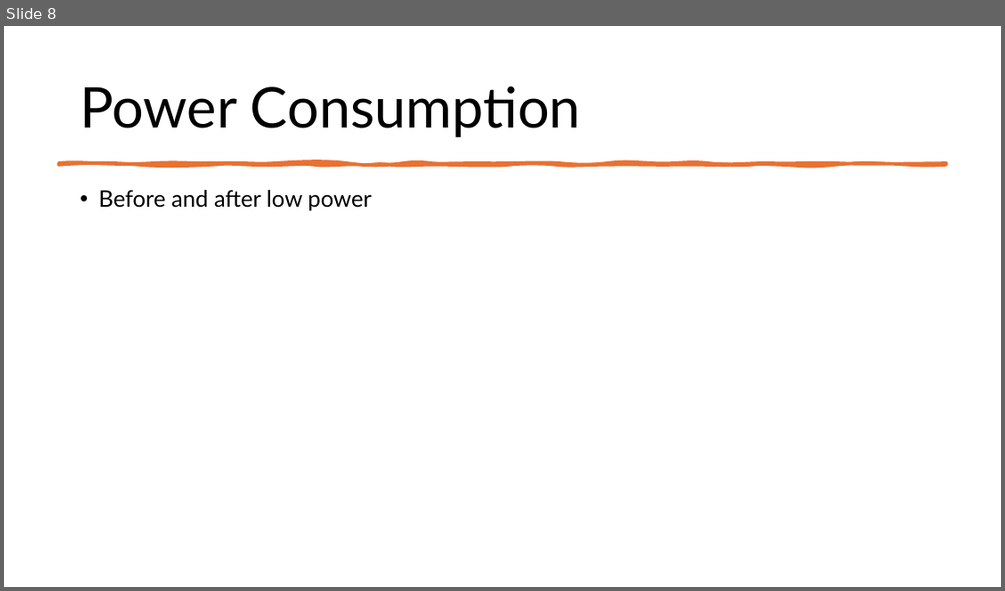
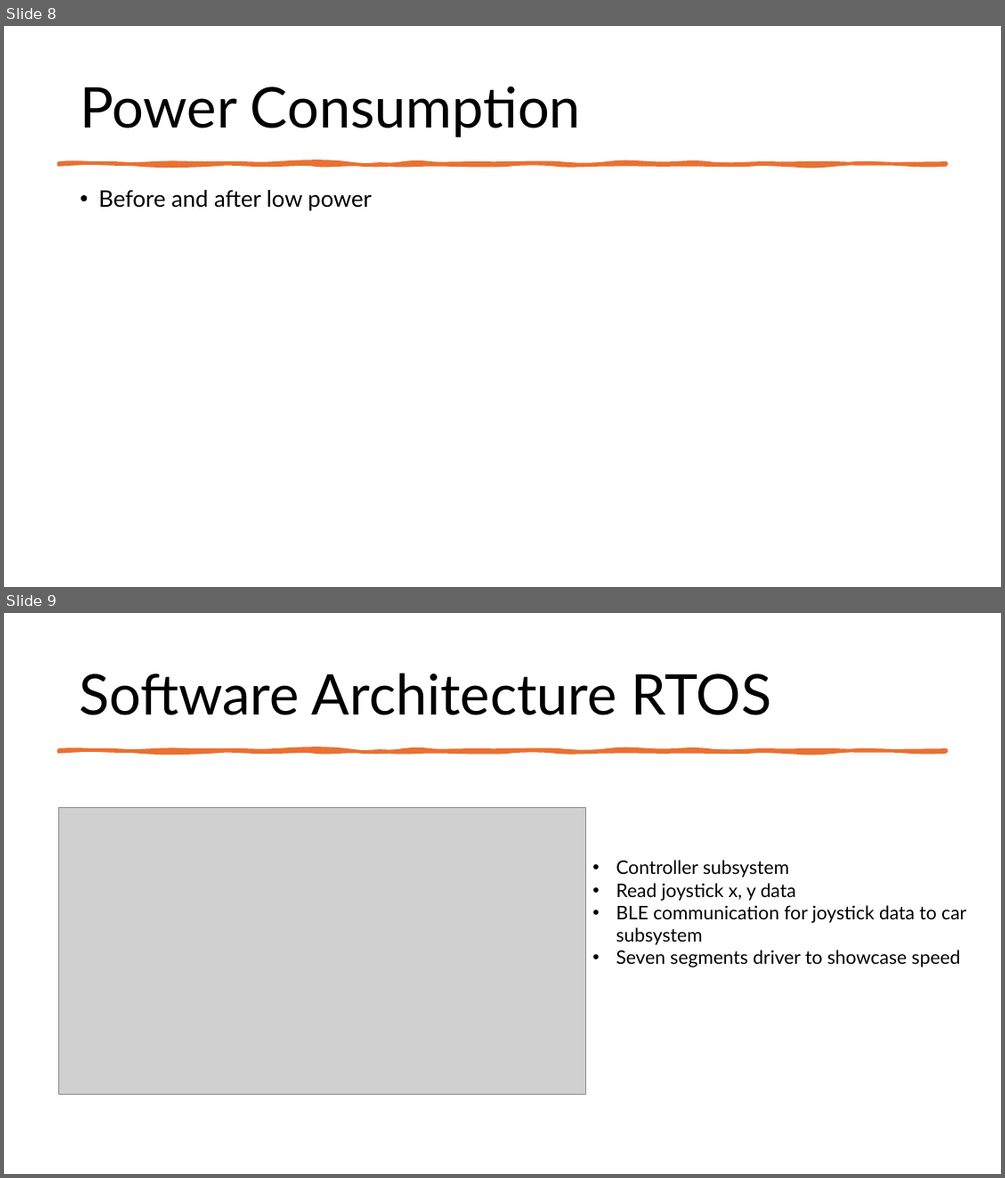
Before and after one commit to RaufPere/RC_CAR_IOT, a slide deck: Documentation/RC_CAR.pptx. Shown one above the other, each under a label of ours: slide 8 before the commit, slides 8 and 9 after it. The pictures are 1005x591 and 1005x1178 pixels, drawn with LibreOffice and Linux fonts; fonts in the diff are those of the drawing; grey boxes stand for pictures. Boxes give left, top, right and bottom in pixels: in the first picture for what was removed or moved away, otherwise in the second. Text is boxed around its words. In the diff, an @@ line names an element or a change of style, - is before the commit and + after.

```diff
--- a/Documentation/RC_CAR.pptx
+++ b/Documentation/RC_CAR.pptx
@@ slide 9 added at [4,613,1001,1174], background #FFFFFF @@
@@ title added at [79,673,772,715], 54 pt, text #000000 @@
+Software Architecture RTOS
@@ freeform shape added at [58,750,947,751], fill #E97132, outline #E97132 3.25 pt @@
@@ picture added at [58,807,585,1094] @@
@@ text added at [616,860,966,967], 18 pt, text #000000 @@
+• Controller subsystem
+• Read joystick x, y data
+• BLE communication for joystick data to car subsystem
+• Seven segments driver to showcase speed
```
Also in this commit, not shown: 2 other slides added, 2 slides removed.
